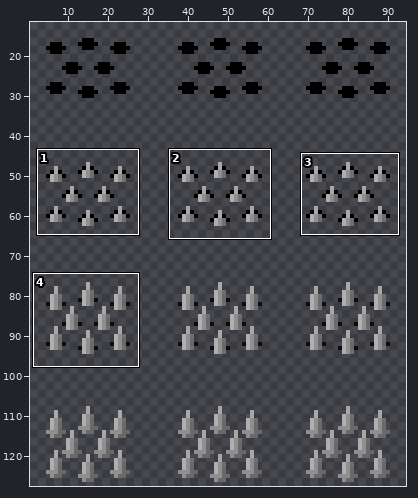
A sprite sheet gets an edit: Assets/resources/graphics/character/spikechar.png. The first picture is a wide view before the edit; the outline marks the close-up.
Close-up. Before the edit:
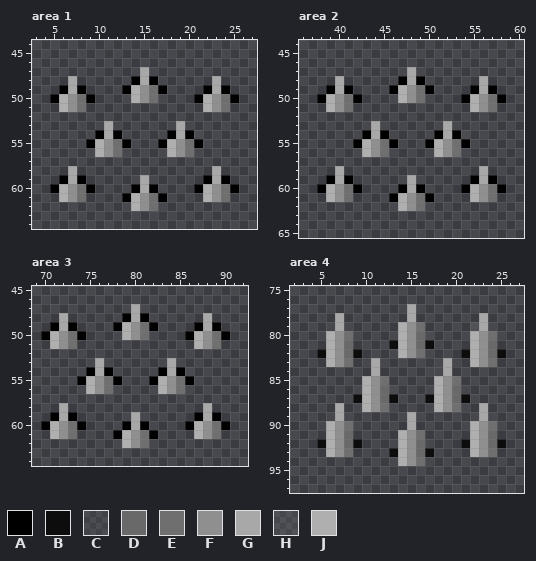
The file is 96x128 pixels. Pixels under 10% opacity are left out. Colours within 5 levels of each other are drawn and written as one. Shown: area 1: x 3..27, y 44..64; area 2: x 36..60, y 44..65; area 3: x 69..92, y 45..64; area 4: x 2..27, y 75..97. The wide view leaves out empty margins. The commit also changed other parts of the picture, which this record leaves out.
Palette (. is transparent): A #000000  B #0d0d0d  C #67676725  D #696969  E #6f6f6f  F #8f8f8f  G #a8a8a8fe  H #aaaaaa1b  J #afafaf
Now the later version:
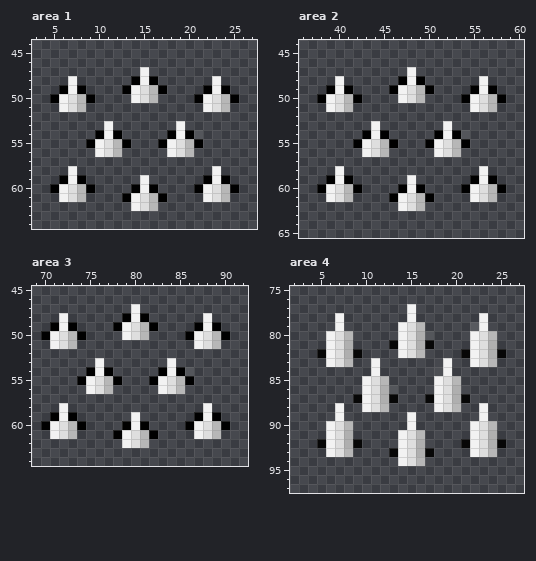
What changed:
colour B: #0d0d0d -> #070707
colour C: #67676725 -> #a9a9a925
colour D: #696969 -> #afafaf
colour E: #6f6f6f -> #b7b7b7
colour F: #8f8f8f -> #dedede
colour H: #aaaaaa1b -> #f0f0f01b
colour J: #afafaf -> #f2f2f2
Changed rows in their new state; - is a pixel that keeps its letter.
Area 1:
first column x 7:
47 --------J--------
48 J-------J-------J
49 J---------------J
first column x 11:
53 J-------J
54 J-------J
first column x 7:
58 J---------------J
59 J-------J-------J
60 --------J--------
Area 2:
first column x 40:
47 --------J--------
48 J-------J-------J
49 J---------------J
first column x 44:
53 J-------J
54 J-------J
first column x 40:
58 J---------------J
59 J-------J-------J
60 --------J--------
Area 3:
first column x 72:
47 --------J--------
48 J-------J-------J
49 J---------------J
first column x 76:
53 J-------J
54 J-------J
first column x 72:
58 J---------------J
59 J-------J-------J
60 --------J--------
Area 4:
first column x 7:
77 --------J--------
78 J-------J-------J
79 J---------------J
first column x 11:
83 J-------J
84 J-------J
first column x 7:
88 J---------------J
89 J-------J-------J
90 --------J--------
